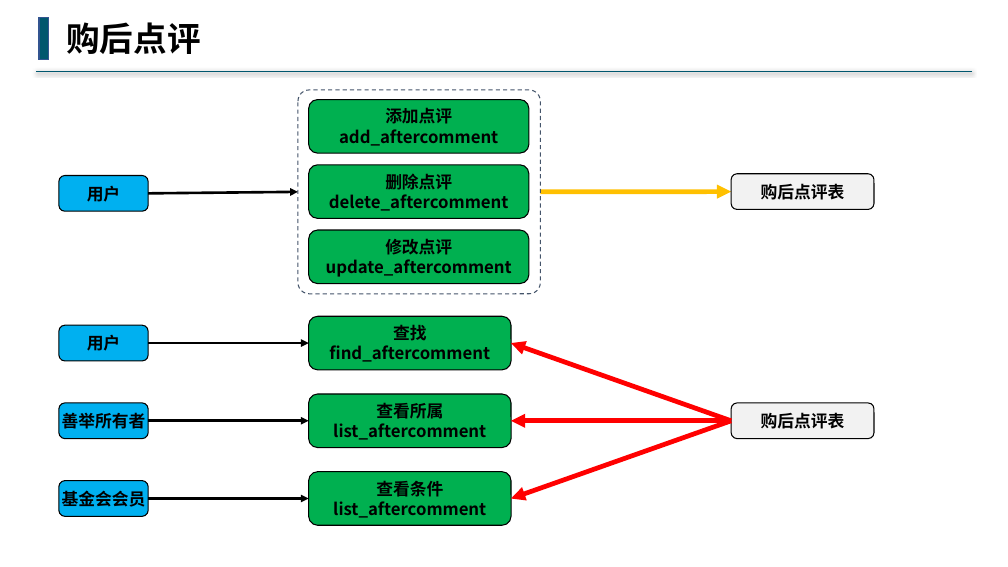
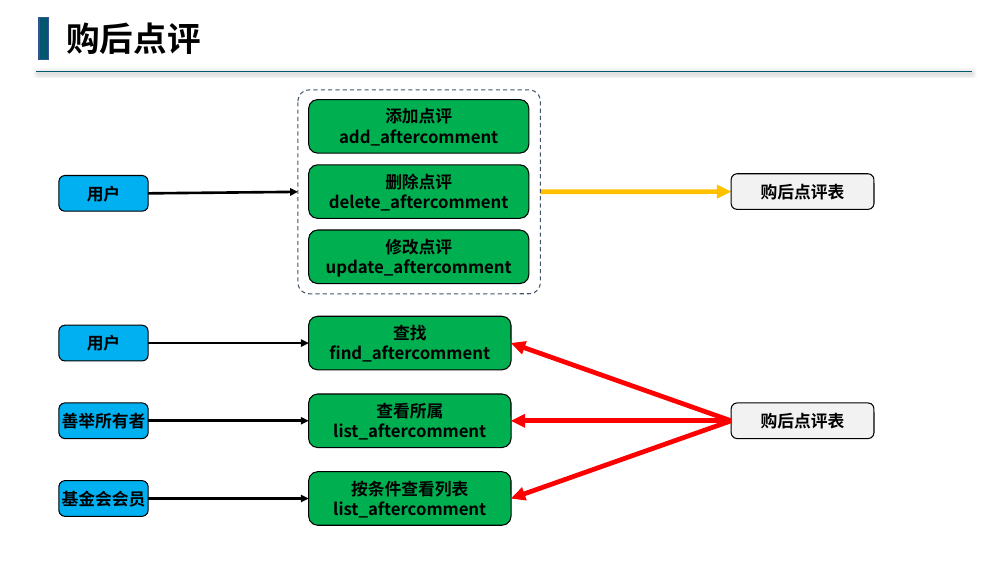
Before and after one commit to buddhachain/buddhaContract, a slide deck: slide 15 of doc/07.善举.pptx. Drawn at 1008x567 pixels with LibreOffice and Linux fonts; fonts in the diff are those of the drawing. Boxes give left, top, right and bottom in pixels: in the first picture for what was removed or moved away, otherwise in the second. Text is boxed around its words. In the diff, an @@ line names an element or a change of style, - is before the commit and + after.

```diff
--- a/doc/07.善举.pptx
+++ b/doc/07.善举.pptx
@@ text in rounded rectangle at (x1=351, y1=481, x2=468, y2=497): text changed @@
-查看条件
+按条件查看列表
```
Also in this commit, not shown: 4 other slides changed, 1 other file.
